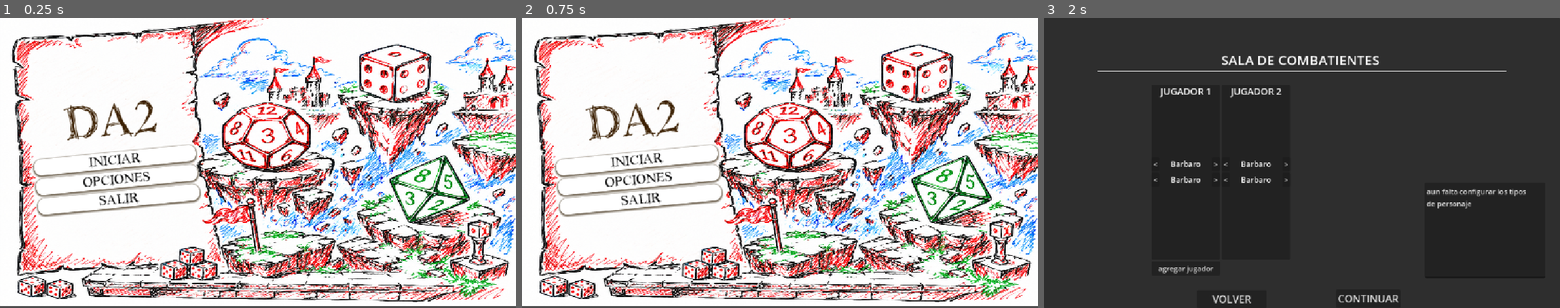
Above: before the commit, frames 1-3 (left to right).
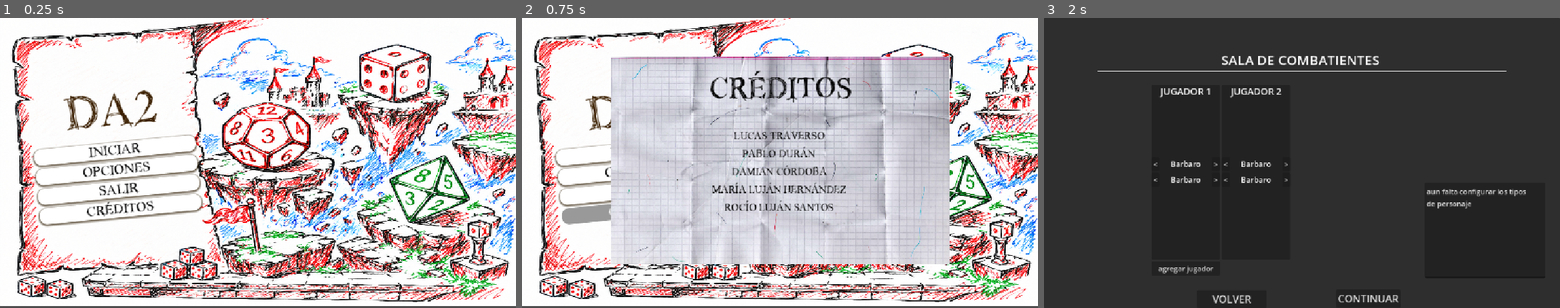
Above: after the commit, the same moments.

Repository: Pablo7776/Motores_Graficos
Game: Godot game, scene res://Escenas/menu_principal.tscn
The game is run twice, just before and just after one commit, with the same random seed, the same clock (stepped at 60 frames per second) and the same inputs. The engine's default icon, where the game draws it, is replaced by a stand-in: a white triangle on a blue panel in a dark square.
Inputs (mouse positions are in pixels of both pictures, inside the frame that each line leads up to):
- Up to frame 1 (0.25 s): no input
- Up to frame 2 (0.75 s): click (640, 209) at 0.5 s, where only the run after the commit has a clickable "CRÉDITOS"
- Up to frame 3 (2 s): click "INICIAR" at 1.25 s

The runs differ from the first frame. In frame 1, 5.3% of the frame differs, in the area x 6-40%, y 24-73%; in frame 2, 46%, in the area x 6-83%, y 13-85%; in frame 3, nothing differs.

Commit message:
Créditos
Agregue la escena créditos y en el menú agregue un botón para que cada vez que pasen el mouse por encima del botón aparezcan los créditos. se salen si el mouse no esta encima del botón

Diff:
--- a/da-2-zafarrancho/Escenas/MenuScripts/menu_principal.gd
+++ b/da-2-zafarrancho/Escenas/MenuScripts/menu_principal.gd
@@ -11,7 +11,7 @@
 @onready var label_master_val: Label         = $Opciones/CenterContainer/VBox/RowMaster/LabelMasterVal
 @onready var label_music_val : Label         = $Opciones/CenterContainer/VBox/RowMusic/LabelMusicVal
 @onready var label_sfx_val   : Label         = $Opciones/CenterContainer/VBox/RowSFX/LabelSFXVal
-
+@onready var creditos: Control = $Control
 
 func _ready():
 	main_buttons.visible = true
@@ -111,3 +111,10 @@
 
 	if fullscreen:
 		DisplayServer.window_set_mode(DisplayServer.WINDOW_MODE_FULLSCREEN)
+
+
+func _on_creditos_mouse_entered() -> void:
+	creditos.visible = true
+
+func _on_creditos_mouse_exited() -> void:
+	creditos.visible = false
--- a/da-2-zafarrancho/Escenas/menu_principal.tscn
+++ b/da-2-zafarrancho/Escenas/menu_principal.tscn
@@ -3,6 +3,7 @@
 [ext_resource type="Script" uid="uid://brsp54q2bvlyg" path="res://Escenas/MenuScripts/menu_principal.gd" id="1_ft1ng"]
 [ext_resource type="Texture2D" uid="uid://bn0hn04dvepsj" path="res://Recursos/MainMenu/da2_menu_fondo.png" id="2_qncgo"]
 [ext_resource type="FontFile" uid="uid://cla3yyxnq4amh" path="res://Recursos/Tipografias/!SketchyTimes-b.ttf" id="3_qncgo"]
+[ext_resource type="PackedScene" uid="uid://bsjmi263fgpr1" path="res://creditos.tscn" id="4_15krf"]
 [ext_resource type="Texture2D" uid="uid://cp6rtth0lb55h" path="res://Recursos/Assets_Visuales/UI/Cursor_apuntar.png" id="4_yo4kt"]
 [ext_resource type="Texture2D" uid="uid://b67srk2envn3y" path="res://Recursos/Assets_Visuales/UI/Cursor_apuntar_activo.png" id="5_15krf"]
 [ext_resource type="Texture2D" uid="uid://upkua85pcicu" path="res://Recursos/Assets_Visuales/UI/Cursor_apuntar_inactivo.png" id="6_j2d8q"]
@@ -106,6 +107,26 @@
 theme_override_styles/hover = SubResource("StyleBoxFlat_bj1uy")
 text = "SALIR"
 
+[node name="creditos" type="Button" parent="MainButtons" unique_id=1373586016]
+layout_mode = 2
+size_flags_vertical = 3
+theme_override_colors/font_color = Color(0, 0, 0, 1)
+theme_override_colors/font_focus_color = Color(1, 1, 1, 1)
+theme_override_fonts/font = ExtResource("3_qncgo")
+theme_override_font_sizes/font_size = 35
+theme_override_styles/normal = SubResource("StyleBoxFlat_x7udj")
+theme_override_styles/hover = SubResource("StyleBoxFlat_bj1uy")
+text = "CRÉDITOS"
+
+[node name="Control" parent="." unique_id=376071804 instance=ExtResource("4_15krf")]
+visible = false
+layout_mode = 1
+anchors_preset = 8
+anchor_left = 0.5
+anchor_top = 0.5
+anchor_right = 0.5
+anchor_bottom = 0.5
+
 [node name="Opciones" type="Panel" parent="." unique_id=1199528575]
 visible = false
 layout_mode = 1
@@ -306,6 +327,8 @@
 [connection signal="pressed" from="MainButtons/iniciar" to="." method="_on_iniciar_pressed"]
 [connection signal="pressed" from="MainButtons/ajustes" to="." method="_on_ajustes_pressed"]
 [connection signal="pressed" from="MainButtons/salir" to="." method="_on_salir_pressed"]
+[connection signal="mouse_entered" from="MainButtons/creditos" to="." method="_on_creditos_mouse_entered"]
+[connection signal="mouse_exited" from="MainButtons/creditos" to="." method="_on_creditos_mouse_exited"]
 [connection signal="value_changed" from="Opciones/CenterContainer/VBox/RowMaster/MasterSlider" to="." method="_on_master_slider_value_changed"]
 [connection signal="value_changed" from="Opciones/CenterContainer/VBox/RowMusic/MusicSlider" to="." method="_on_music_slider_value_changed"]
 [connection signal="value_changed" from="Opciones/CenterContainer/VBox/RowSFX/SFXSlider" to="." method="_on_sfx_slider_value_changed"]
--- /dev/null
+++ b/da-2-zafarrancho/creditos.tscn
@@ -0,0 +1,100 @@
+[gd_scene format=3 uid="uid://bsjmi263fgpr1"]
+
+[ext_resource type="Texture2D" uid="uid://bjn1ktafjde2k" path="res://Recursos/Assets_Visuales/Escenarios/Fondos/fondo_hoja02.png" id="1_alf7g"]
+[ext_resource type="FontFile" uid="uid://cla3yyxnq4amh" path="res://Recursos/Tipografias/!SketchyTimes-b.ttf" id="2_3rtis"]
+
+[sub_resource type="StyleBoxTexture" id="StyleBoxTexture_3rbuu"]
+texture = ExtResource("1_alf7g")
+
+[node name="Control" type="Control" unique_id=376071804]
+layout_mode = 3
+anchors_preset = 15
+anchor_right = 1.0
+anchor_bottom = 1.0
+grow_horizontal = 2
+grow_vertical = 2
+
+[node name="Panel" type="Panel" parent="." unique_id=193500405]
+layout_mode = 1
+anchors_preset = 8
+anchor_left = 0.5
+anchor_top = 0.5
+anchor_right = 0.5
+anchor_bottom = 0.5
+offset_left = -378.25
+offset_top = -231.75
+offset_right = 378.25
+offset_bottom = 231.75
+grow_horizontal = 2
+grow_vertical = 2
+theme_override_styles/panel = SubResource("StyleBoxTexture_3rbuu")
+
+[node name="creditos" type="Label" parent="Panel" unique_id=55933034]
+layout_mode = 1
+anchors_preset = 5
+anchor_left = 0.5
+anchor_right = 0.5
+offset_left = -157.0
+offset_top = 34.75
+offset_right = 162.0
+offset_bottom = 109.75
+grow_horizontal = 2
+theme_override_colors/font_color = Color(0, 0, 0, 1)
+theme_override_fonts/font = ExtResource("2_3rtis")
+theme_override_font_sizes/font_size = 74
+text = "CRÉDITOS"
+
+[node name="VBoxContainer" type="VBoxContainer" parent="Panel" unique_id=1561962222]
+layout_mode = 1
+anchors_preset = 8
+anchor_left = 0.5
+anchor_top = 0.5
+anchor_right = 0.5
+anchor_bottom = 0.5
+offset_left = -155.0
+offset_top = -68.0
+offset_right = 151.5
+offset_bottom = 119.0
+grow_horizontal = 2
+grow_vertical = 2
+theme_override_constants/separation = 13
+
+[node name="Label" type="Label" parent="Panel/VBoxContainer" unique_id=1690994296]
+layout_mode = 2
+theme_override_colors/font_color = Color(0, 0, 0, 1)
+theme_override_fonts/font = ExtResource("2_3rtis")
+theme_override_font_sizes/font_size = 26
+text = "LUCAS TRAVERSO"
+horizontal_alignment = 1
+
+[node name="Label2" type="Label" parent="Panel/VBoxContainer" unique_id=1790980660]
+layout_mode = 2
+theme_override_colors/font_color = Color(0, 0, 0, 1)
+theme_override_fonts/font = ExtResource("2_3rtis")
+theme_override_font_sizes/font_size = 26
+text = "PABLO DURÁN"
+horizontal_alignment = 1
+
+[node name="Label3" type="Label" parent="Panel/VBoxContainer" unique_id=1430657556]
+layout_mode = 2
+theme_override_colors/font_color = Color(0, 0, 0, 1)
+theme_override_fonts/font = ExtResource("2_3rtis")
+theme_override_font_sizes/font_size = 26
+text = "DAMIAN CÓRDOBA"
+horizontal_alignment = 1
+
+[node name="Label4" type="Label" parent="Panel/VBoxContainer" unique_id=1683215840]
+layout_mode = 2
+theme_override_colors/font_color = Color(0, 0, 0, 1)
+theme_override_fonts/font = ExtResource("2_3rtis")
+theme_override_font_sizes/font_size = 26
+text = "MARÍA LUJÁN HERNÁNDEZ"
+horizontal_alignment = 1
+
+[node name="Label5" type="Label" parent="Panel/VBoxContainer" unique_id=447949770]
+layout_mode = 2
+theme_override_colors/font_color = Color(0, 0, 0, 1)
+theme_override_fonts/font = ExtResource("2_3rtis")
+theme_override_font_sizes/font_size = 26
+text = "ROCÍO LUJÁN SANTOS"
+horizontal_alignment = 1
